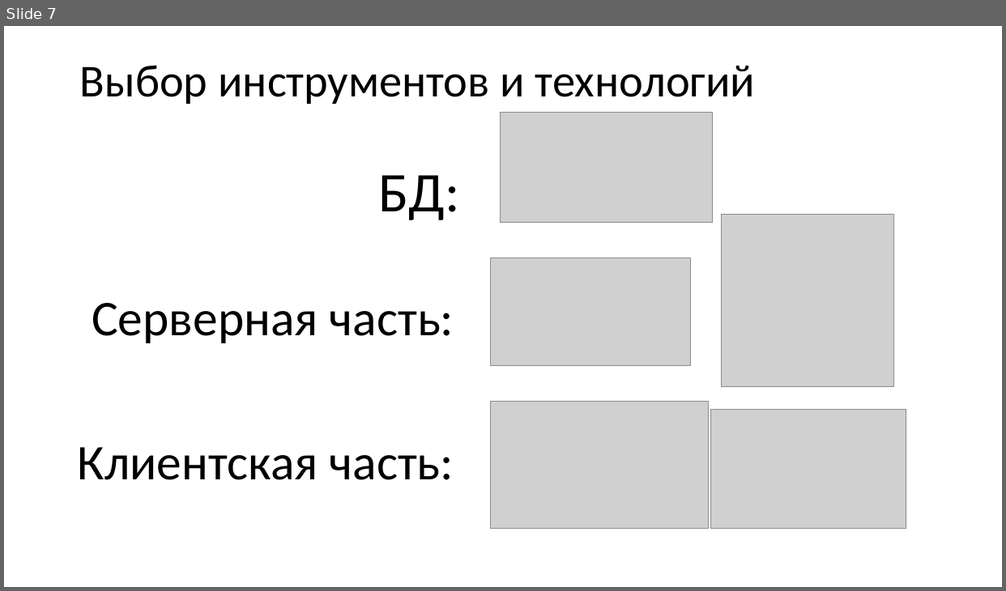
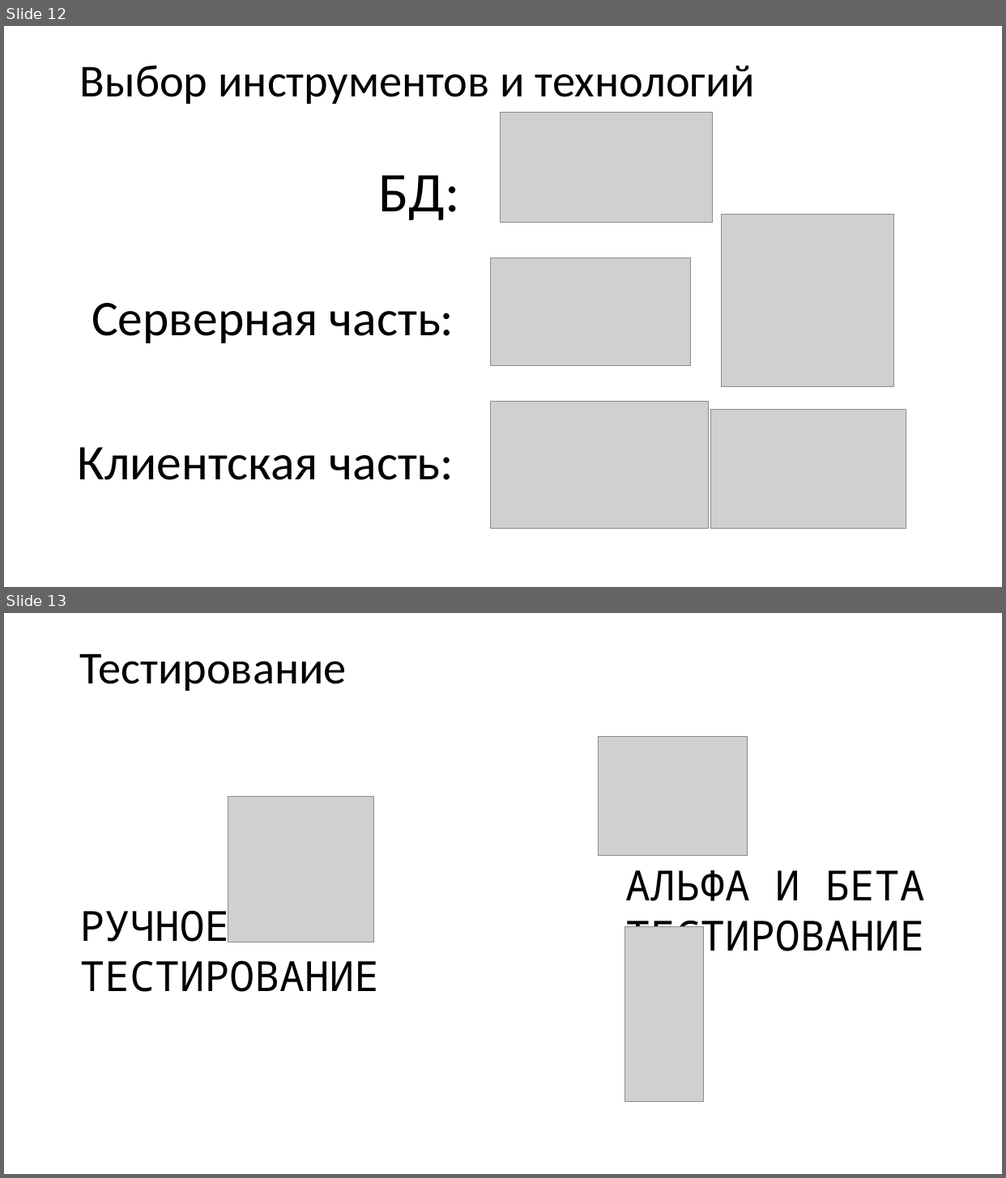
Before and after one commit to Art-Fedorov/diplom.local, a slide deck: Диплом/ДИПЛОМ.pptx. Shown one above the other, each under a label of ours: slide 7 before the commit, slides 12 and 13 after it. The pictures are 1006x591 and 1006x1178 pixels, drawn with LibreOffice and Linux fonts; fonts in the diff are those of the drawing; grey boxes stand for pictures. Boxes give left, top, right and bottom in pixels: in the first picture for what was removed or moved away, otherwise in the second. Text is boxed around its words. In the diff, an @@ line names an element or a change of style, - is before the commit and + after.

```diff
--- a/Диплом/ДИПЛОМ.pptx
+++ b/Диплом/ДИПЛОМ.pptx
@@ slide 13 added at <box>4,613,1002,1174</box>, background #FFFFFF @@
@@ title added at <box>80,653,347,691</box>, 44 pt, text #000000 @@
+Тестирование
@@ picture added at <box>598,736,747,855</box> @@
@@ picture added at <box>228,796,374,943</box> @@
@@ text added at <box>625,871,924,961</box>, 40 pt, text #000000 @@
+АЛЬФА И БЕТА
+ТЕСТИРОВАНИЕ
@@ text added at <box>80,903,379,992</box>, 40 pt, text #000000 @@
+РУЧНОЕ
+ТЕСТИРОВАНИЕ
@@ picture added at <box>624,926,703,1102</box> @@
@@ what was slide 7 is now slide 12 @@
```
Also in this commit, not shown: 4 slides changed, 2 other slides added, 2 slides removed, 18 other files.
